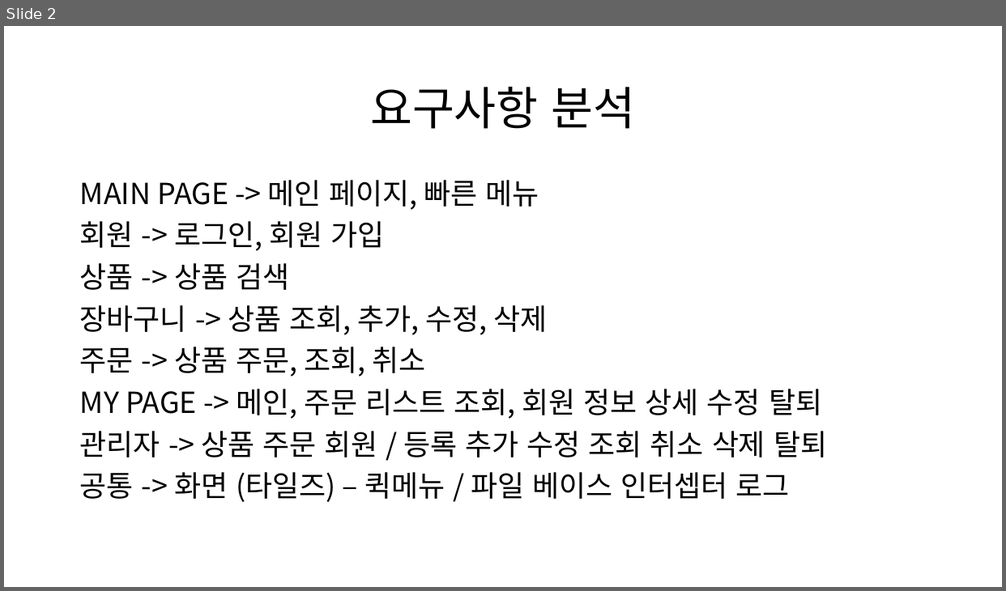
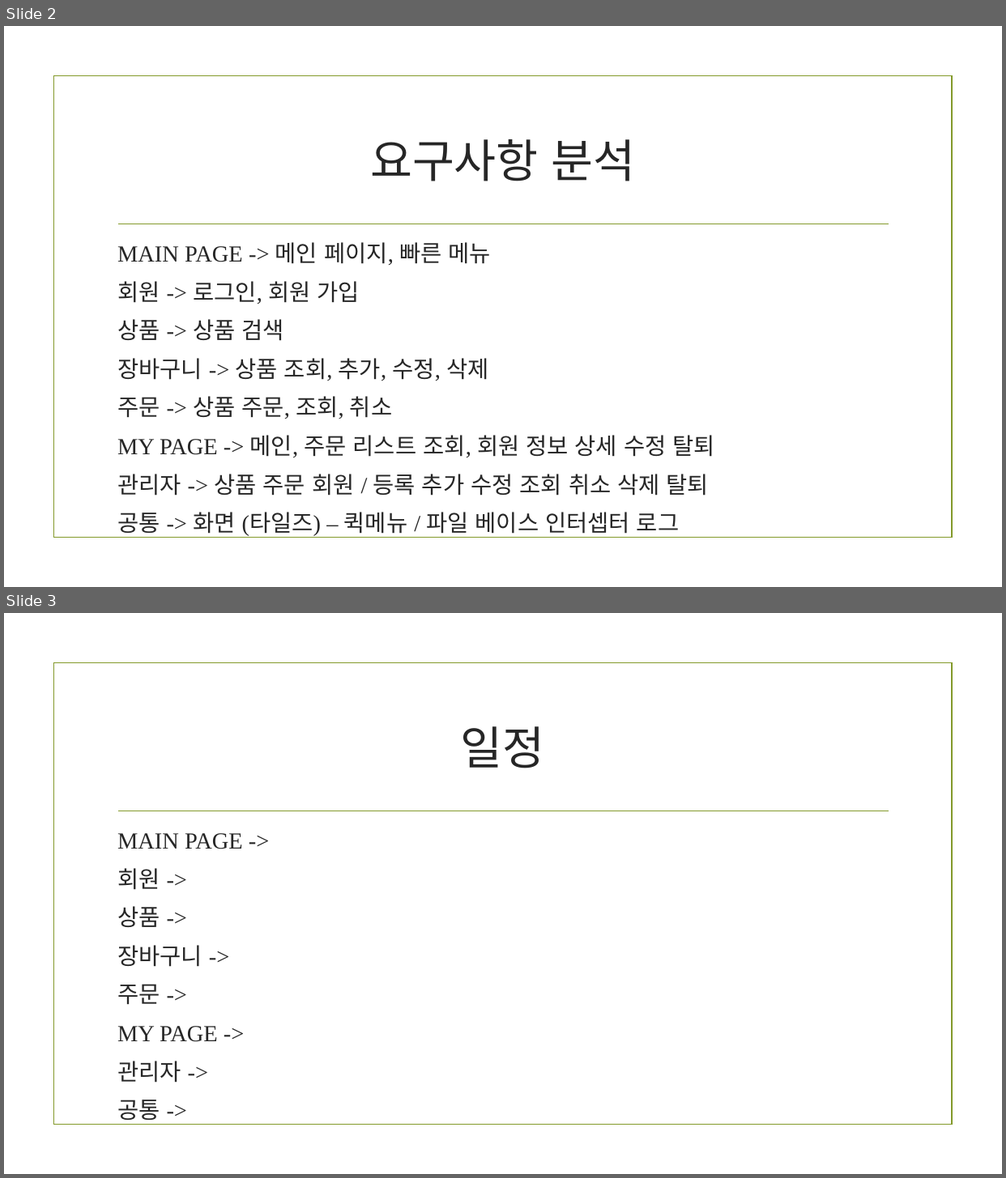
Before and after one commit to himediaai/YoungGuk, a slide deck: BOOK SHOPPING MALL 기획안.pptx. Shown one above the other, each under a label of ours: slide 2 before the commit, slides 2 and 3 after it. The pictures are 1006x591 and 1006x1178 pixels, drawn with LibreOffice and Linux fonts; fonts in the diff are those of the drawing; background and template pictures are left out. Boxes give left, top, right and bottom in pixels: in the first picture for what was removed or moved away, otherwise in the second. Text is boxed around its words. In the diff, an @@ line names an element or a change of style, - is before the commit and + after.

```diff
--- a/BOOK SHOPPING MALL 기획안.pptx
+++ b/BOOK SHOPPING MALL 기획안.pptx
@@ slide 3 added at (4,613,1002,1174), background picture (left out); not listed: 2 template elements that a slide beside it also shows @@
@@ title added at (461,726,545,769), 44 pt, text #262626 @@
+일정
@@ text added at (117,833,243,1125), 22.2 pt, text #262626 @@
+MAIN PAGE ->
+회원 ->
+상품 ->
+장바구니 ->
+주문 ->
+MY PAGE ->
+관리자 ->
+공통 ->
@@ slide 2 changed as well @@
@@ rectangle added at (53,76,952,538), outline #83992A 1.25 pt @@
@@ title "요구사항 분석": place and size @@
-title "요구사항 분석" at (370,87,636,129)
+title "요구사항 분석" at (370,139,636,182)
@@ title "요구사항 분석" at (370,139,636,182): font Noto Sans CJK KR to Times New Roman, text colour #000000 to #262626; line spacing 0.9 to 1 @@
@@ text "MAIN PAGE -> 메인 페이지, ...": place and size @@
-text "MAIN PAGE -> 메인 페이지, ..." at (80,180,827,502)
+text "MAIN PAGE -> 메인 페이지, ..." at (117,242,714,538)
@@ text "MAIN PAGE -> 메인 페이지, ..." at (117,242,714,538): size 28 to 22.2 pt, font Noto Sans CJK KR to Times New Roman, text colour #000000 to #262626; line spacing 0.9 to 1 @@
@@ line added from (118, 224) to (889, 224), #83992A 1.25 pt @@
```
Also in this commit, not shown: 3 other slides changed.
